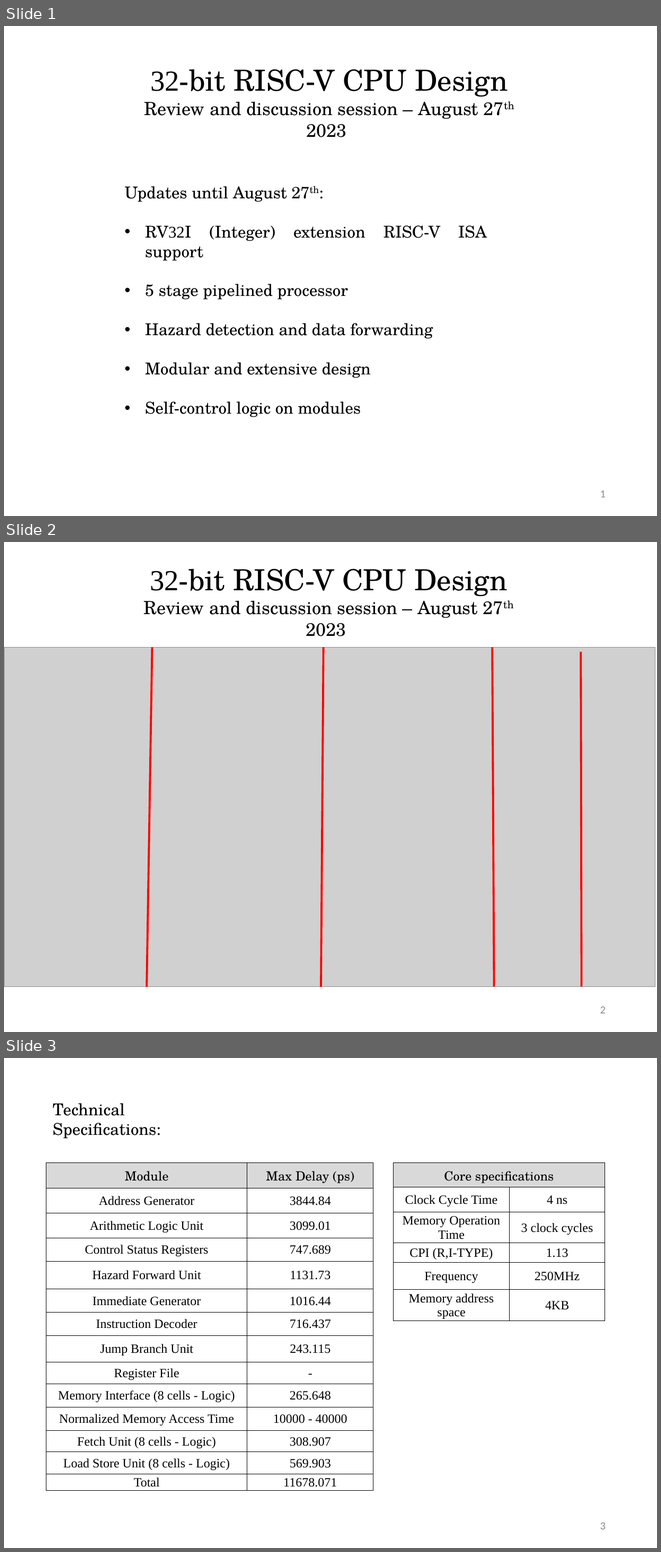
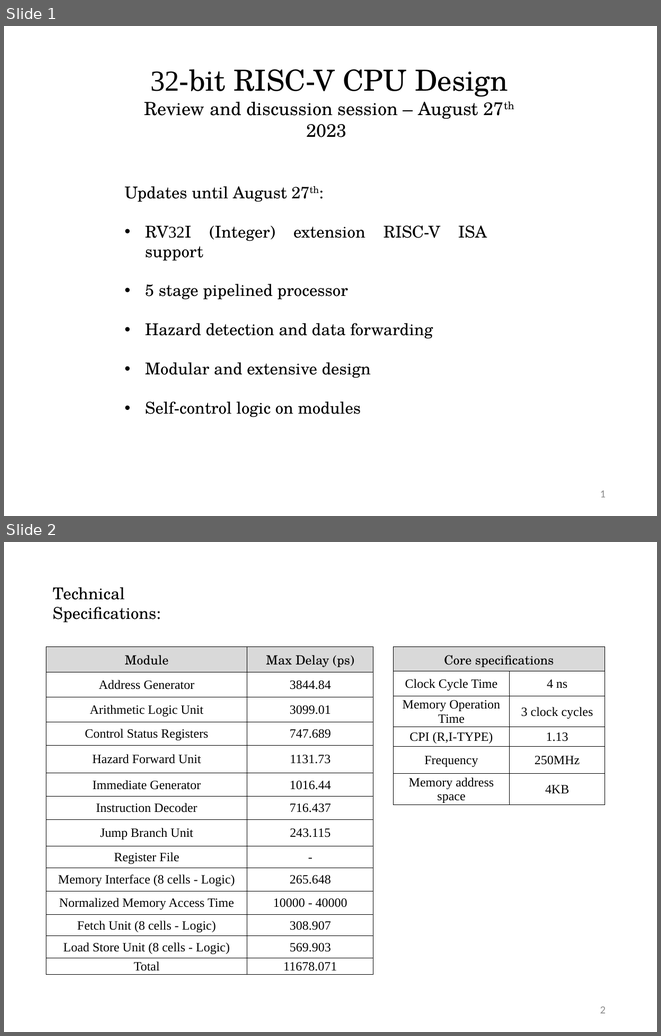
Before and after one commit to phoeniX-Digital-Design/phoeniX, a slide deck: Documents/RV32 CPU Design - August 27th.pptx. Shown one above the other, each under a label of ours: slides 1, 2 and 3 before the commit, slides 1 and 2 after it. The pictures are 661x1552 and 661x1036 pixels, drawn with LibreOffice and Linux fonts; fonts in the diff are those of the drawing; grey boxes stand for pictures. Boxes give left, top, right and bottom in pixels: in the first picture for what was removed or moved away, otherwise in the second. Text is boxed around its words. In the diff, an @@ line names an element or a change of style, - is before the commit and + after.

```diff
--- a/Documents/RV32 CPU Design - August 27th.pptx
+++ b/Documents/RV32 CPU Design - August 27th.pptx
@@ slide 2 removed at (4,542,657,1032), background #FFFFFF @@
@@ text removed at (143,568,508,636) @@
-32-bit RISC-V CPU Design
-Review and discussion session – August 27th 2023
@@ picture removed at (4,647,655,987) @@
@@ line removed from (152, 647) to (147, 987) @@
@@ line removed from (323, 647) to (321, 987) @@
@@ line removed from (493, 647) to (494, 986) @@
@@ line removed from (581, 652) to (581, 986) @@
@@ page number removed at (600,1006,606,1013) @@
-2
@@ what was slide 3 is now slide 2 @@
@@ page number at (600,1006,606,1013): text changed @@
-3
+2
```
Also in this commit, not shown: 1 slide changed.
